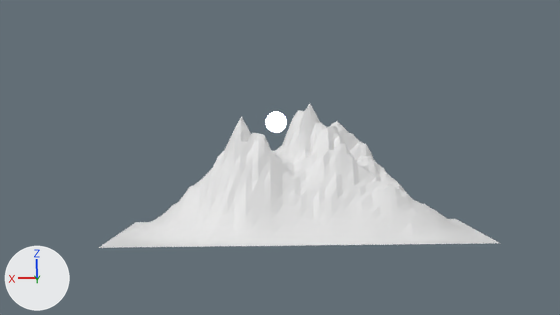
Before and after pictures for a commit that changed the Blender file Assets/Images/Environment/Backdrop.blend.
One viewpoint serves both versions: the file's camera 'Camera'. The lights are fixed; the arrows at lower left show +X, +Y and +Z.

Script lines for the objects in view, before the commit:
```python
me_landscape_005 = bpy.data.meshes.new('Landscape.005')
me_landscape_005.from_pydata(...)  # 2048 vertices, 3906 faces; spans x -8.0..8.0, y -4.0..4.0, z 0.0..5.8
ob_landscape_005 = bpy.data.objects.new('Landscape.005', me_landscape_005)
ob_landscape_005.location = (-0.91, -15.36, 0.0)
```
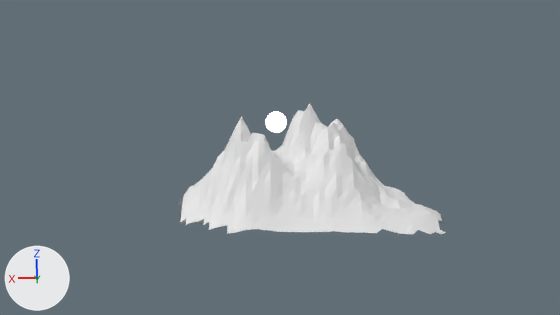
What differs and where, as boxes [x1, y1, x2, y2] in the pictures (560 x 315 px):
'Landscape.005', reshaped
    before: [99, 104, 499, 248]
    after: [178, 104, 446, 234]
part 1 of me_landscape_005, cut back
    before: [99, 121, 499, 248]
    after: [329, 119, 433, 234]

The edits, one by one:
me_landscape_005 is used by ob_landscape_005; location (-0.91, -15.36, 0.0).
me_landscape_005 had 2048 vertices, 3906 faces and spanned x -8.0..8.0, y -4.0..4.0, z 0.0..5.8.
me_landscape_005 now has 1344 vertices, 2530 faces and spans x -8.0..5.7, y -4.0..4.0, z 0.0..5.8.
me_landscape_005 part 1: 237 vertices moved from x -5.7..-1.4, y -2.2..2.7, z 0.5..4.9 to x -5.7..-1.4, y -2.2..2.7, z 0.4..5.1; 706 vertices removed from x -8.0..8.0, y -4.0..4.0, z 0.0..1.5; 2 vertices added at x -3.9..-3.7, y 3.0, z 0.3..0.4.
